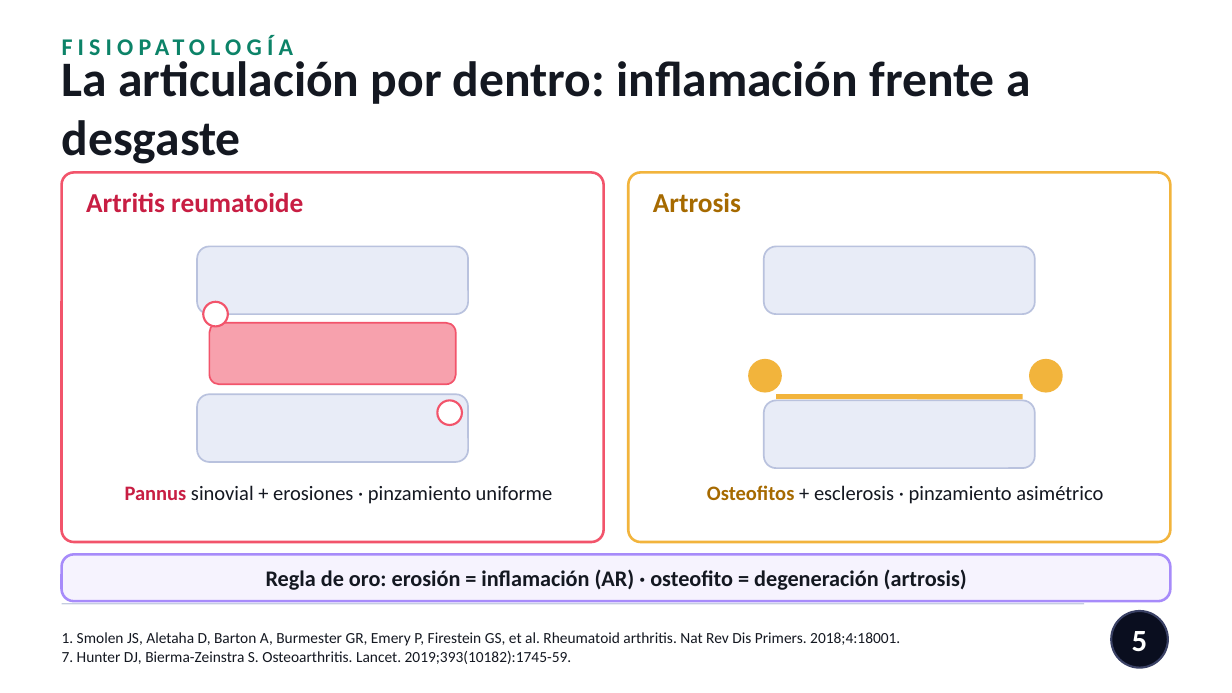
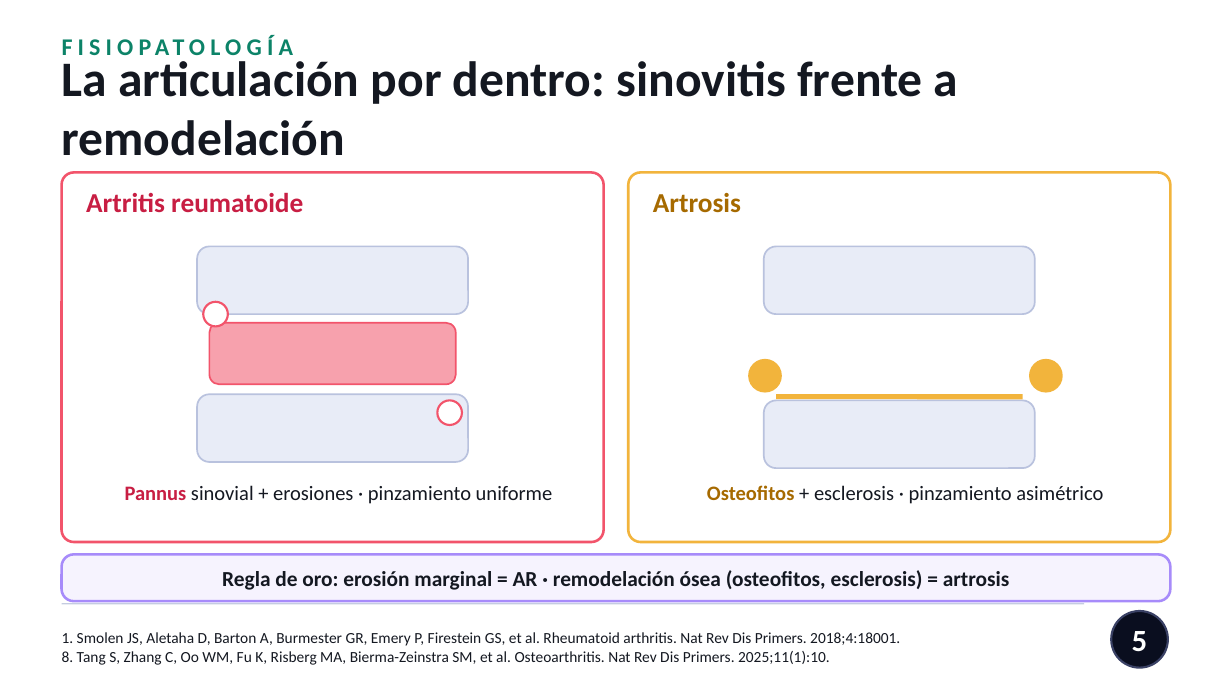
Before and after one commit to nestor120512/nes, a slide deck: slide 5 of Dx_AR_vs_artrosis.pptx. Drawn at 1232x693 pixels with LibreOffice and Linux fonts; fonts in the diff are those of the drawing. Boxes give left, top, right and bottom in pixels: in the first picture for what was removed or moved away, otherwise in the second. Text is boxed around its words. In the diff, an @@ line names an element or a change of style, - is before the commit and + after.

```diff
--- a/Dx_AR_vs_artrosis.pptx
+++ b/Dx_AR_vs_artrosis.pptx
@@ text at (62,61,958,156): text changed @@
-La articulación por dentro: inflamación frente a desgaste
+La articulación por dentro: sinovitis frente a remodelación
@@ text at (222,570,1010,590): text changed; size 13 to 12.5 pt @@
-Regla de oro: erosión = inflamación (AR) · osteofito = degeneración (artrosis)
+Regla de oro: erosión marginal = AR · remodelación ósea (osteofitos, esclerosis) = artrosis
@@ text at (62,651,830,665): text changed @@
-7. Hunter DJ, Bierma-Zeinstra S. Osteoarthritis. Lancet. 2019;393(10182):1745-59.
+8. Tang S, Zhang C, Oo WM, Fu K, Risberg MA, Bierma-Zeinstra SM, et al. Osteoarthritis. Nat Rev Dis Primers. 2025;11(1):10.
```
Also in this commit, not shown: 8 other slides changed, 1 slide added.
